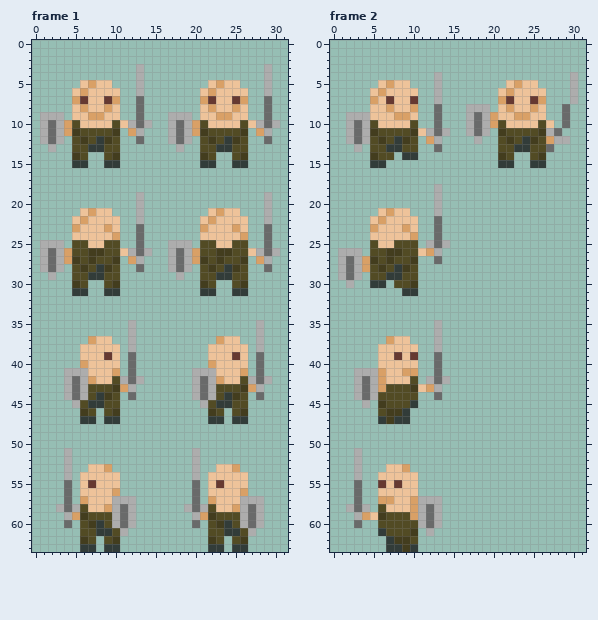
Pixel-art file -- data/textures/dwarf3.aseprite. This is how it looked before the edit.
32x64 pixels, 4 frames. Shown: frame 1, frame 2. The commit also changed other frames, which this record leaves out.
The same view after the edit:
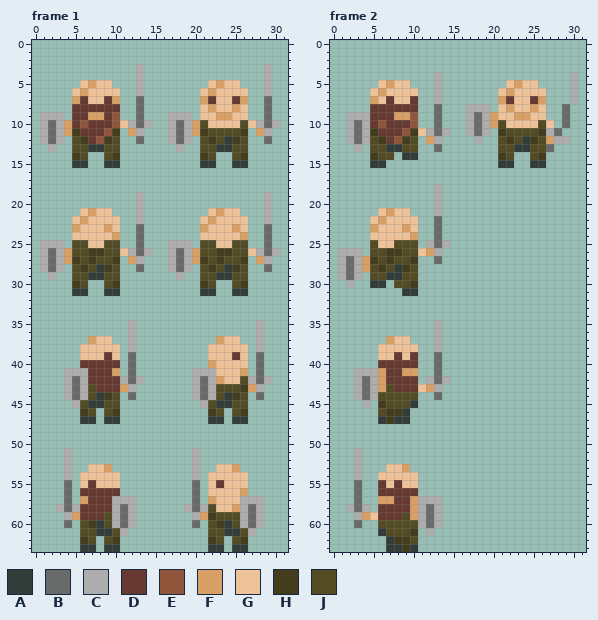
Palette (. is transparent): A #323c39  B #696a6a  C #adadad  D #663931  E #8f563b  F #d9a066  G #eec39a  H #433d1e  J #524b24
Difference:
layer "Layer 2" now shown
--- frame 1, layer "Layer 2"
@@ x 3..12 @@
  7 ..FDGGDF..
- 8 ..GFGGFG..
- 9 C.GGFFGG..
-10 CFJGGGGJGC
-11 CFHJJJJH.F
-12 C.JHJAHJ..
+ 8 ..DDDDDD..
+ 9 C.DDFFDE..
+10 CFDEDDDEGC
+11 CFHDDDEH.F
+12 C.JHDEHJ..
 13 ..JJAAJJ..
@@ x 4..12 @@
 39 ..GGGDG.B
-40 ..FGGGG.B
-41 CCCGGGF.B
-42 CBCFGGJCB
-43 CBCJJJHFC
+40 ..DDDDD.B
+41 CCCDDDF.B
+42 CBCDDDDCB
+43 CBCJDDDFC
 44 CBCJAHJ.B
@@ x 4..12 @@
 55 B.GDGGG..
-56 B.GGGGF..
-57 B.FGGGCCC
-58 BCJGGFCBC
-59 CFHJJJCBC
+56 B.DDDDD..
+57 B.FDDDCCC
+58 BCDDDDCBC
+59 CFDDDJCBC
 60 B.JHAJCBC
--- frame 2, layer "Layer 2"
@@ x 3..12 @@
  7 ..FGDGGD..
- 8 ..GGFGGF..
- 9 CCGGGFFG..
-10 BCJGGGGJ..
-11 BCHJJJJHGC
-12 BCJHJAHJ.F
+ 8 ..DDDDDD..
+ 9 CCDDDFFE..
+10 BCDEDDDE..
+11 BCHDDDEHGC
+12 BCJHDEHJ.F
 13 C.JJAAJJ..
@@ x 4..12 @@
 39 ..GGDGD..
-40 ..GGGGG..
-41 CCFGGFF..
-42 BCFGGGJ.C
-43 BCFJJJHGF
+40 ..DDDDD..
+41 CCFDDFF..
+42 BCFDDDD.C
+43 BCFJDDDGF
 44 BCJJJJJ..
@@ x 4..12 @@
 55 ..DGDGG..
-56 ..GGGGG..
-57 ..FFGGFCC
-58 C.JGGGFCB
-59 FGHJJJFCB
+56 ..DDDDD..
+57 ..FFDDFCC
+58 C.DDDDFCB
+59 FGDDDJFCB
 60 ..JJJJJCB
Pixel boxes of the changes (left, top, right, bottom) in both pictures:
changed: (72, 104, 120, 144)
changed: (80, 360, 120, 392)
changed: (80, 488, 120, 520)
changed: (370, 104, 418, 144)
changed: (378, 360, 418, 392)
changed: (378, 488, 418, 520)
